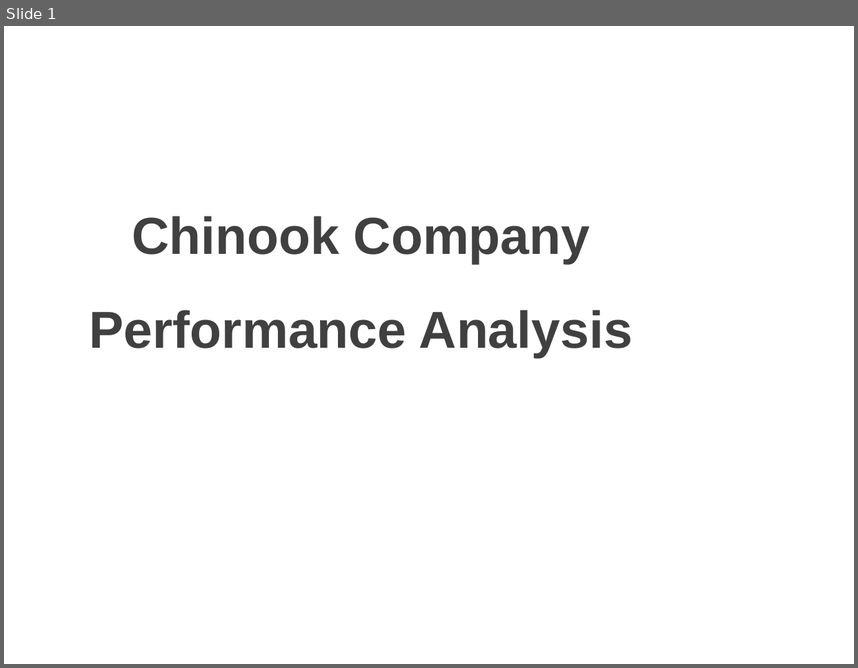
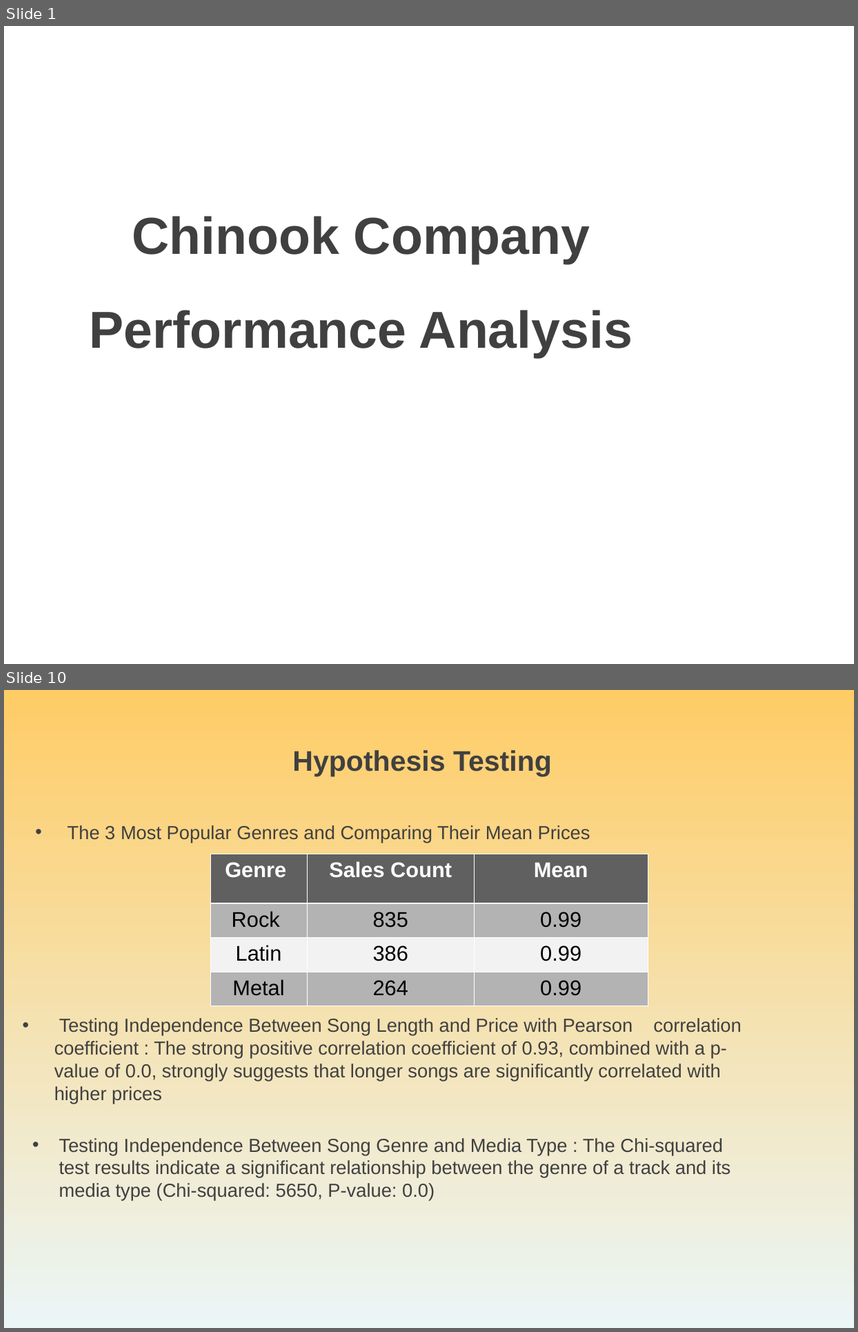
Before and after one commit to ElnazRMZ/CHINOOK-repo, a slide deck: docs/Powerpoint_Elnaz_Ramezani.ppt. Shown one above the other, each under a label of ours: slide 1 before the commit, slides 1 and 10 after it; the slides between them are not shown. The pictures are 858x668 and 858x1332 pixels, drawn with LibreOffice and Linux fonts; fonts in the diff are those of the drawing; background and template pictures are left out. Boxes give left, top, right and bottom in pixels: in the first picture for what was removed or moved away, otherwise in the second. Text is boxed around its words. In the diff, an @@ line names an element or a change of style, - is before the commit and + after.

```diff
--- a/docs/Powerpoint_Elnaz_Ramezani.ppt
+++ b/docs/Powerpoint_Elnaz_Ramezani.ppt
@@ slide 10 added at (4,690,854,1328), background gradient #FFCC66 to #EBF6F7 @@
@@ text added at (292,750,552,776), 24 pt, text #404040, bold @@
+Hypothesis Testing
@@ text added at (67,825,590,843), 16 pt, text #404040 @@
+• The 3 Most Popular Genres and Comparing Their Mean Prices
@@ table added at (210,854,648,1005), 4 rows, 3 columns @@
+Genre | Sales Count | Mean
+Rock | 835 | 0.99
+Latin | 386 | 0.99
+Metal | 264 | 0.99
@@ text added at (54,1018,741,1103), 16 pt, text #404040 @@
+• Testing Independence Between Song Length and Price with Pearson correlation coefficient : The strong positive correlation coefficient of 0.93, combined with a p-value of 0.0, strongly suggests that longer songs are significantly correlated with higher prices
@@ text added at (59,1138,731,1201), 16 pt, text #404040 @@
+• Testing Independence Between Song Genre and Media Type : The Chi-squared test results indicate a significant relationship between the genre of a track and its media type (Chi-squared: 5650, P-value: 0.0)
```
Also in this commit, not shown: 3 slides changed, 7 other slides added, 2 slides removed, 1 other file.
